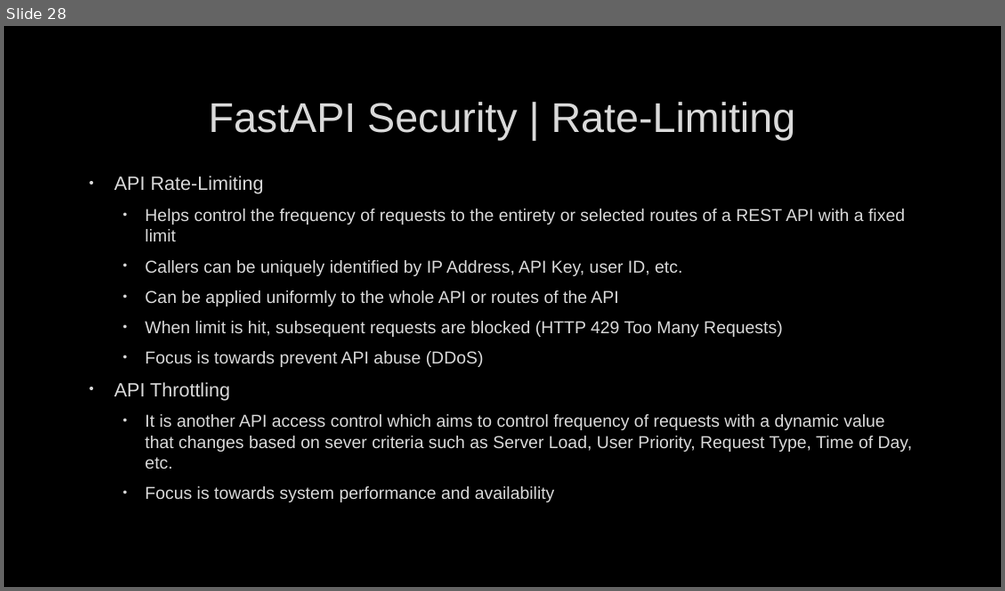
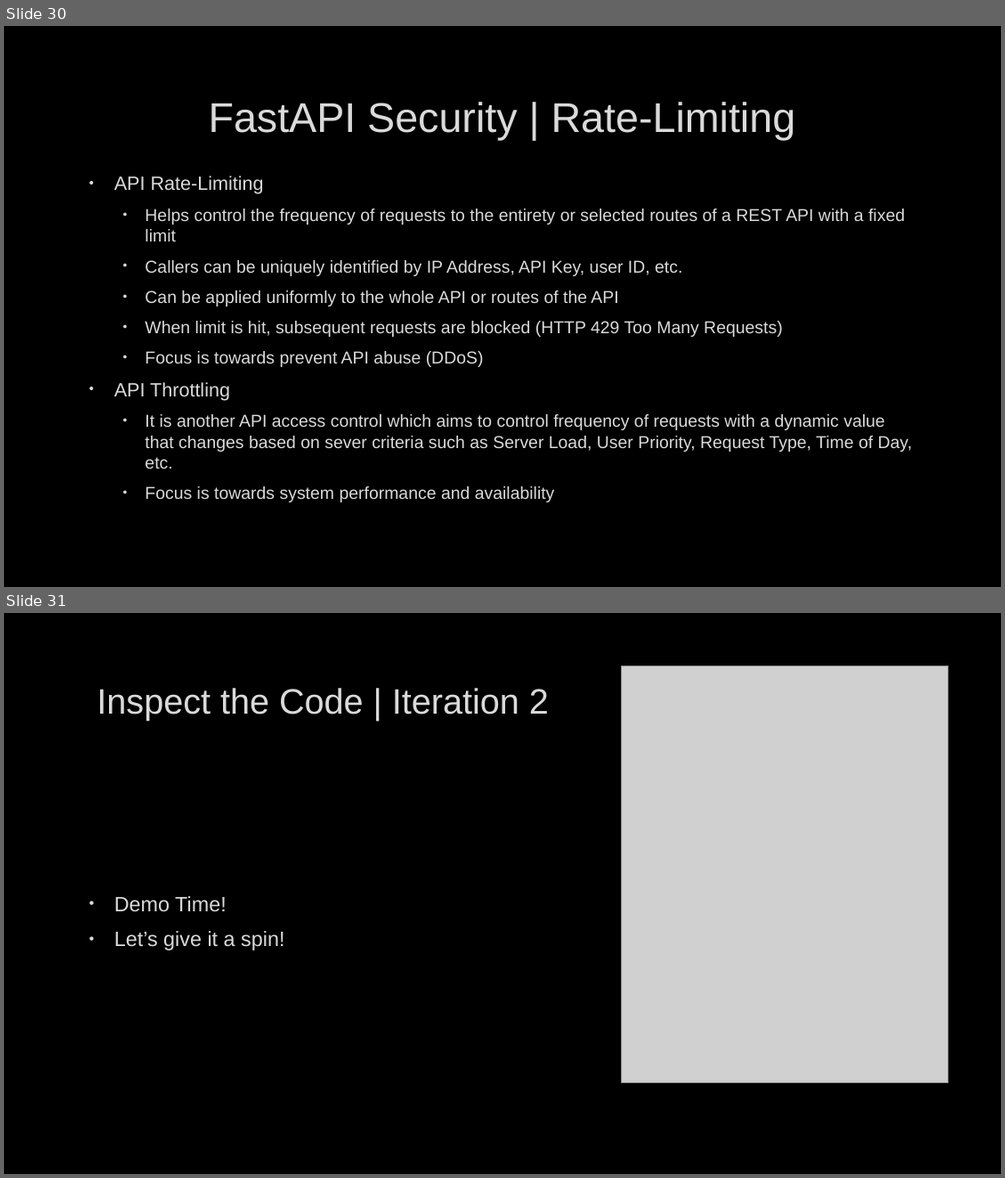
Before and after one commit to anibalvelarde/api-workshop, a slide deck: zzz-additional-documentation/Rest-Api-Design-Build-Run-Day-2.pptx. Shown one above the other, each under a label of ours: slide 28 before the commit, slides 30 and 31 after it. The pictures are 1005x591 and 1005x1178 pixels, drawn with LibreOffice and Linux fonts; fonts in the diff are those of the drawing; grey boxes stand for pictures; background and template pictures are left out. Boxes give left, top, right and bottom in pixels: in the first picture for what was removed or moved away, otherwise in the second. Text is boxed around its words. In the diff, an @@ line names an element or a change of style, - is before the commit and + after.

```diff
--- a/zzz-additional-documentation/Rest-Api-Design-Build-Run-Day-2.pptx
+++ b/zzz-additional-documentation/Rest-Api-Design-Build-Run-Day-2.pptx
@@ slide 31 added at [4,613,1001,1174], background picture (left out) @@
@@ picture added at [622,666,948,1083] @@
@@ title added at [97,688,549,721], 34 pt, text #DADADA @@
+Inspect the Code | Iteration 2
@@ text added at [114,896,284,950], 20 pt, text #DADADA @@
+• Demo Time!
+• Let’s give it a spin!
@@ what was slide 28 is now slide 30 @@
```
Also in this commit, not shown: 1 slide changed, 3 other slides added, 1 other file.
